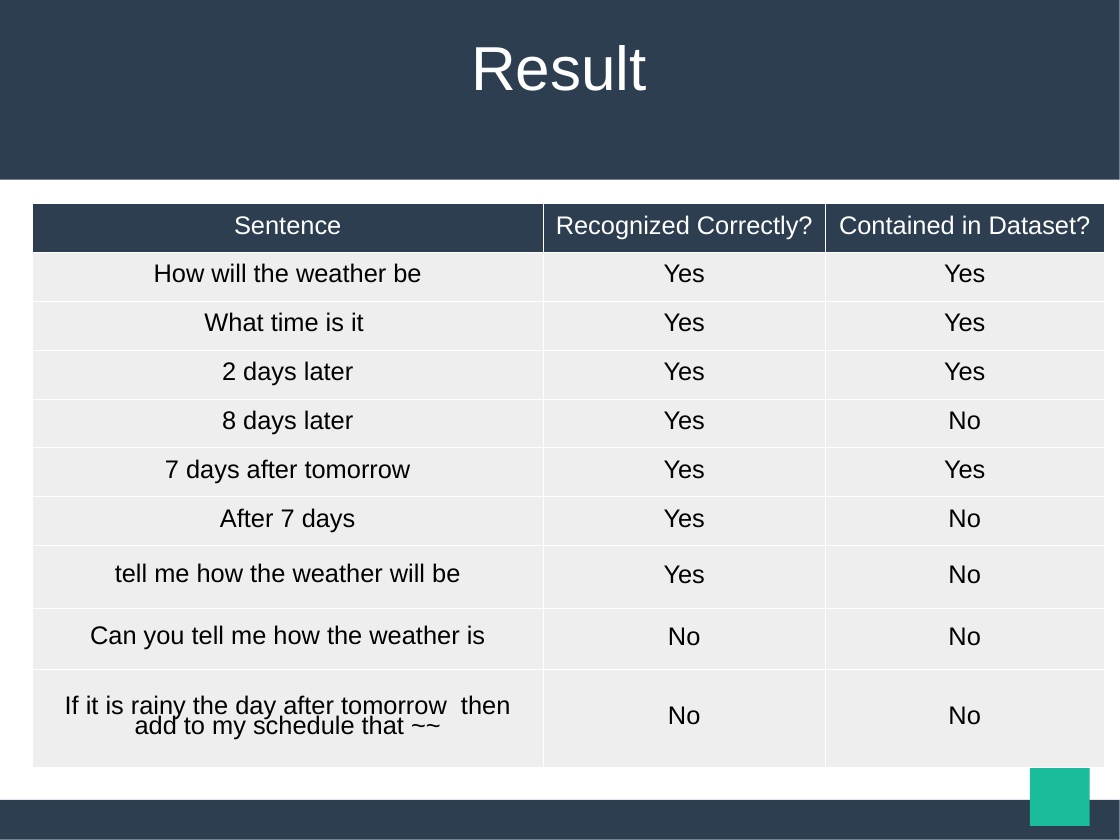
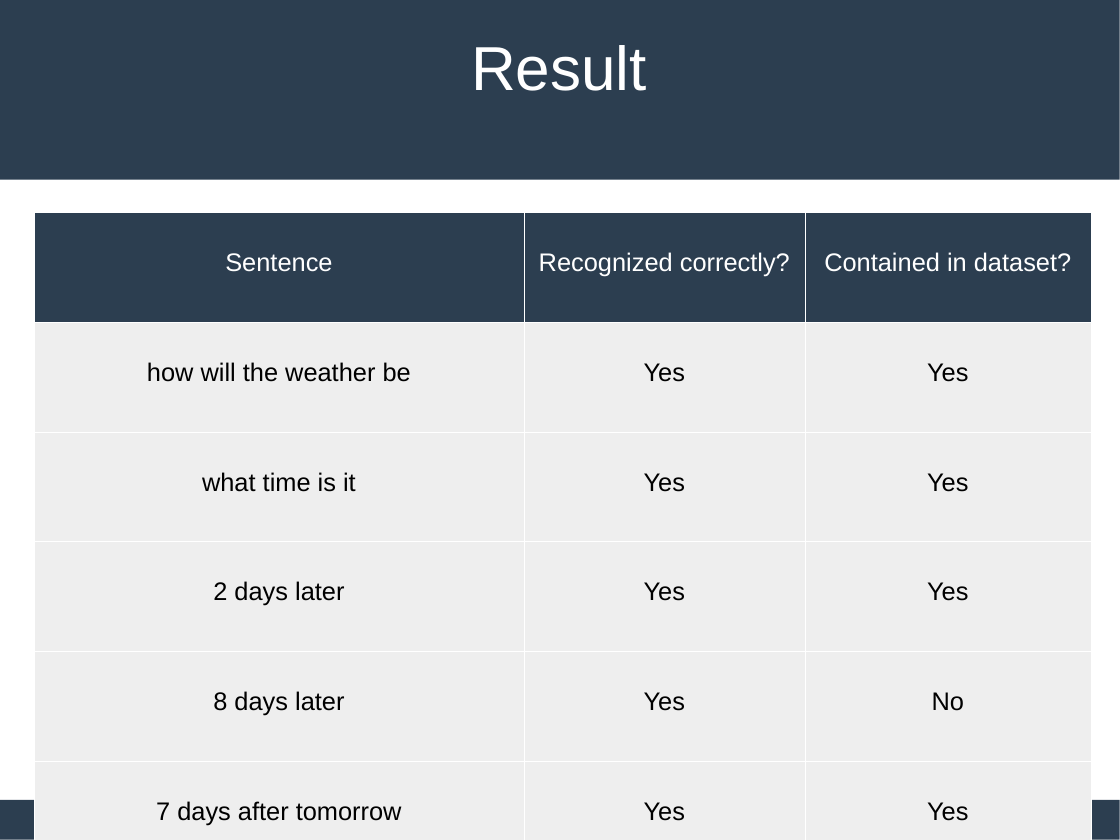
Before and after one commit to maekawatoshiki/neural-machine-translation-demo, a slide deck: slide 21 of NY_slide.ppt. Drawn at 1120x840 pixels with LibreOffice and Linux fonts; fonts in the diff are those of the drawing. Boxes give left, top, right and bottom in pixels: in the first picture for what was removed or moved away, otherwise in the second. Text is boxed around its words. In the diff, an @@ line names an element or a change of style, - is before the commit and + after.

```diff
--- a/NY_slide.ppt
+++ b/NY_slide.ppt
@@ table at (x1=35, y1=212, x2=1092, y2=840) @@
-row 1, column 2: Recognized Correctly?
+row 1, column 2: Recognized correctly?
-row 1, column 3: Contained in Dataset?
+row 1, column 3: Contained in dataset?
-row 2, column 1: How will the weather be
+row 2, column 1: how will the weather be
-row 3, column 1: What time is it
+row 3, column 1: what time is it
-row 7, column 1: After 7 days
+row 7, column 1: after 7 days
-row 10: If it is rainy the day after tomorrow then add to my schedule that ~~ | No | No
@@ table resized from (x1=33, y1=203, x2=1105, y2=767) to (x1=35, y1=212, x2=1092, y2=840) @@
```
Also in this commit, not shown: 20 other slides changed, 2 other files.
